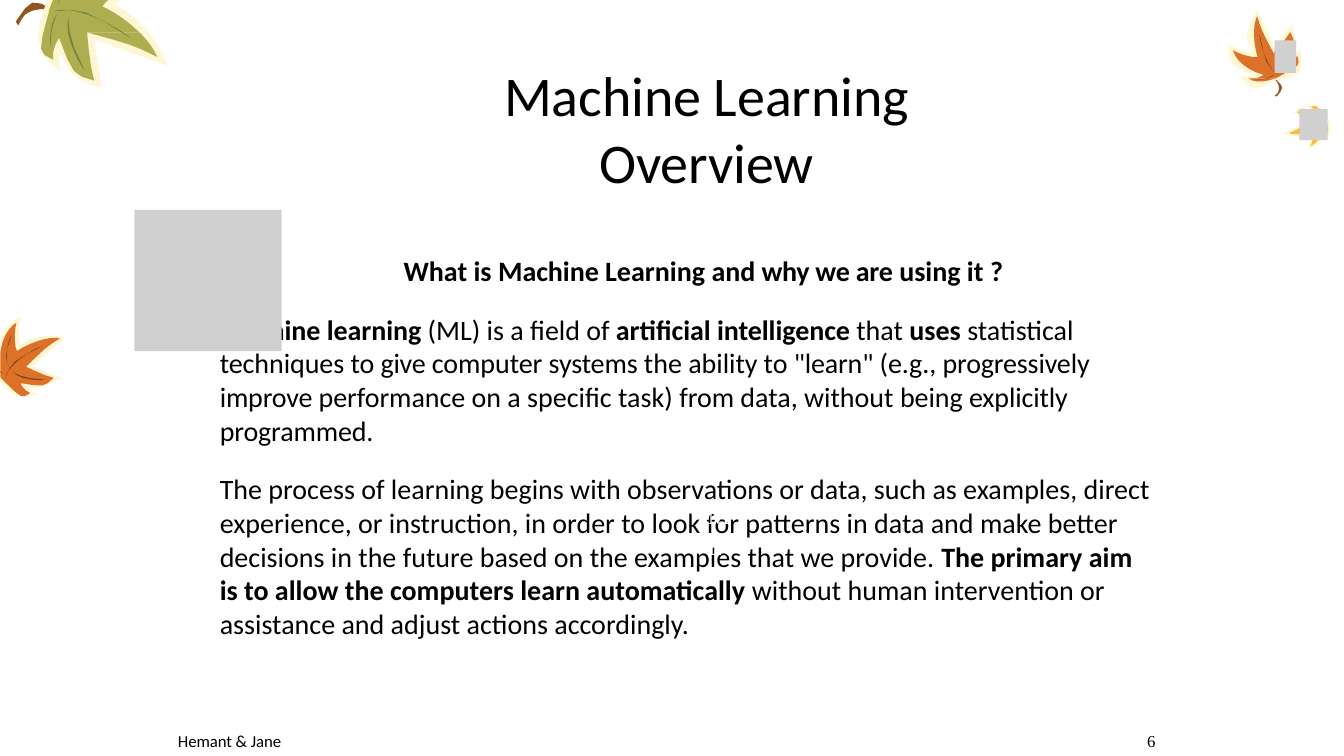
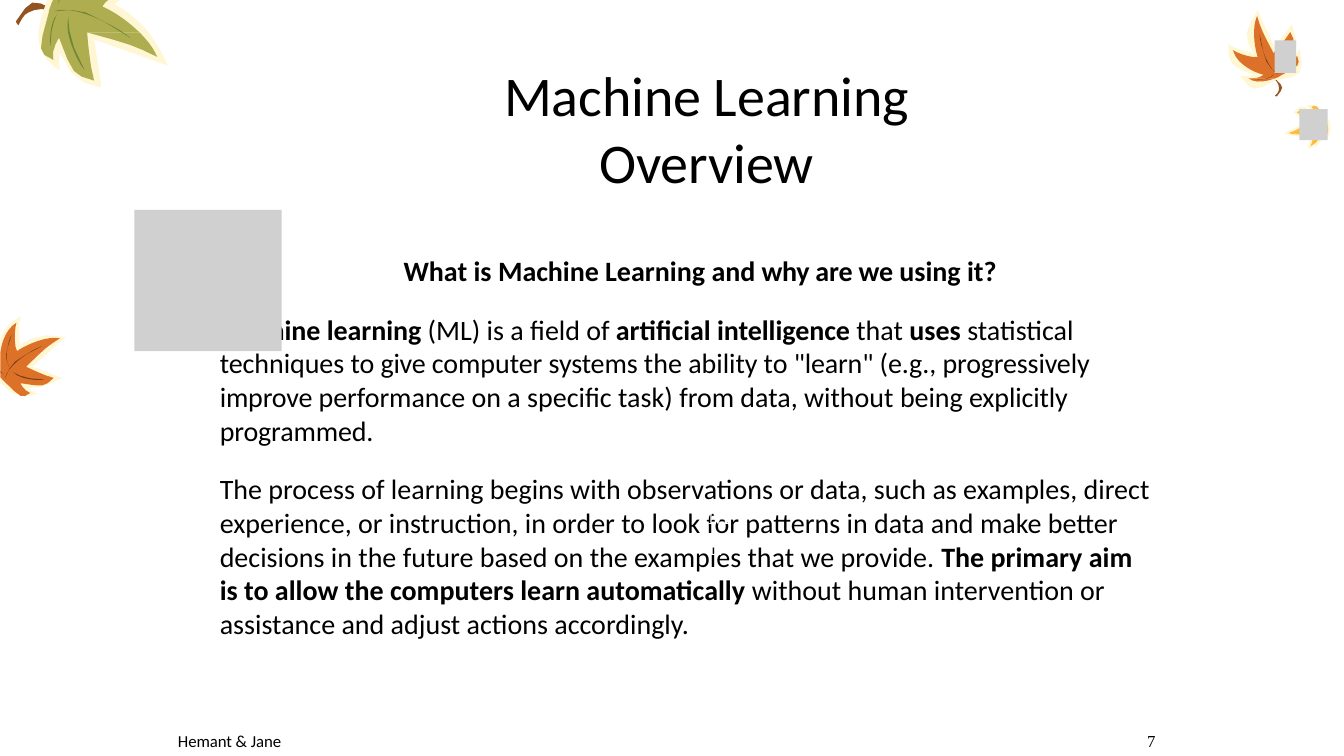
Before and after one commit to hemantgautam/breast_cancer_detection_main, a slide deck: slide 7 of documents/breast_cancer_ppt.pptx (slide 6 before the commit). Drawn at 1344x756 pixels with LibreOffice and Linux fonts; fonts in the diff are those of the drawing; grey boxes stand for pictures; background and template pictures are left out. Boxes give left, top, right and bottom in pixels: in the first picture for what was removed or moved away, otherwise in the second. Text is boxed around its words. In the diff, an @@ line names an element or a change of style, - is before the commit and + after.

Commit message:
updated PPT

```diff
--- a/documents/breast_cancer_ppt.pptx
+++ b/documents/breast_cancer_ppt.pptx
@@ text at <box>404,261,997,286</box>: text changed @@
-What is Machine Learning and why we are using it ?
+What is Machine Learning and why are we using it?
@@ page number at <box>1147,736,1155,747</box>: text changed @@
-6
+7
```
Also in this commit, not shown: 12 other slides changed, 2 slides added, 6 slides removed.
